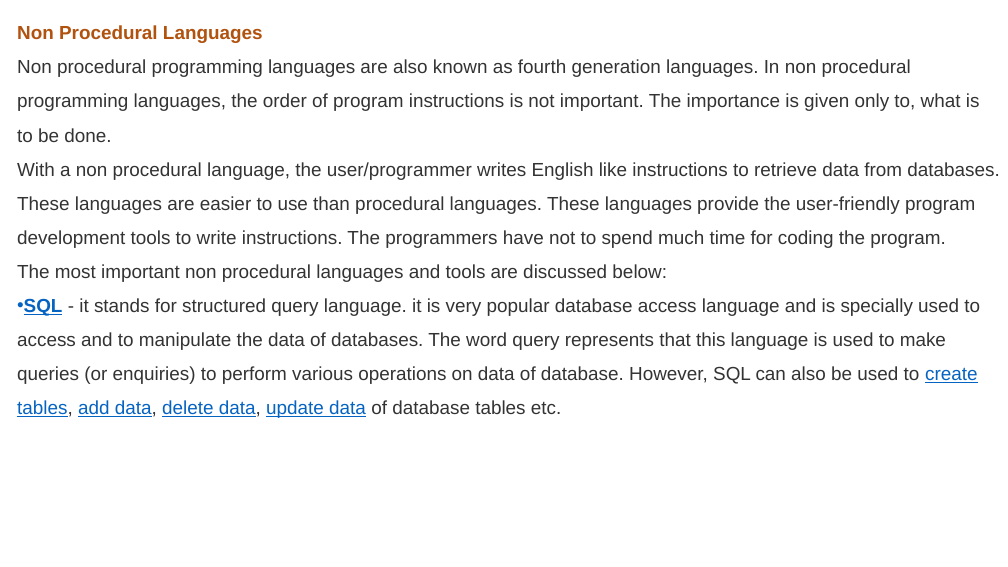
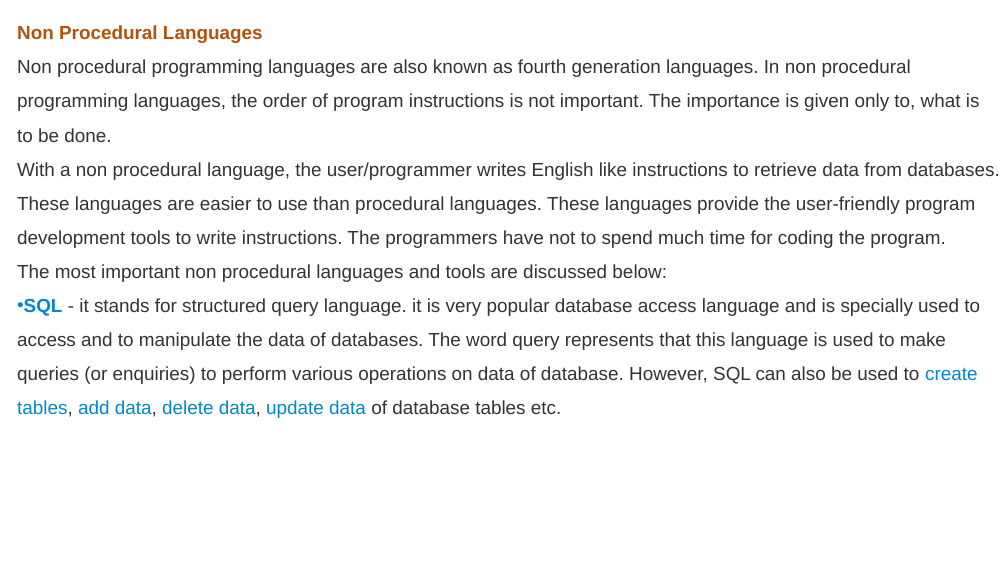
Before and after one commit to 220601650cdac/Concepts-of-Programming, a slide deck: slide 6 of Java.pptx. Drawn at 1008x567 pixels with LibreOffice and Linux fonts; fonts in the diff are those of the drawing. Boxes give left, top, right and bottom in pixels: in the first picture for what was removed or moved away, otherwise in the second. Text is boxed around its words. In the diff, an @@ line names an element or a change of style, - is before the commit and + after.

```diff
--- a/Java.pptx
+++ b/Java.pptx
@@ text at (17, 298, 980, 418): text colour #0563C1 to #0088CC, underline off in "SQL create tables, add data, delete data, ..." @@
```
Also in this commit, not shown: 6 other slides changed.
